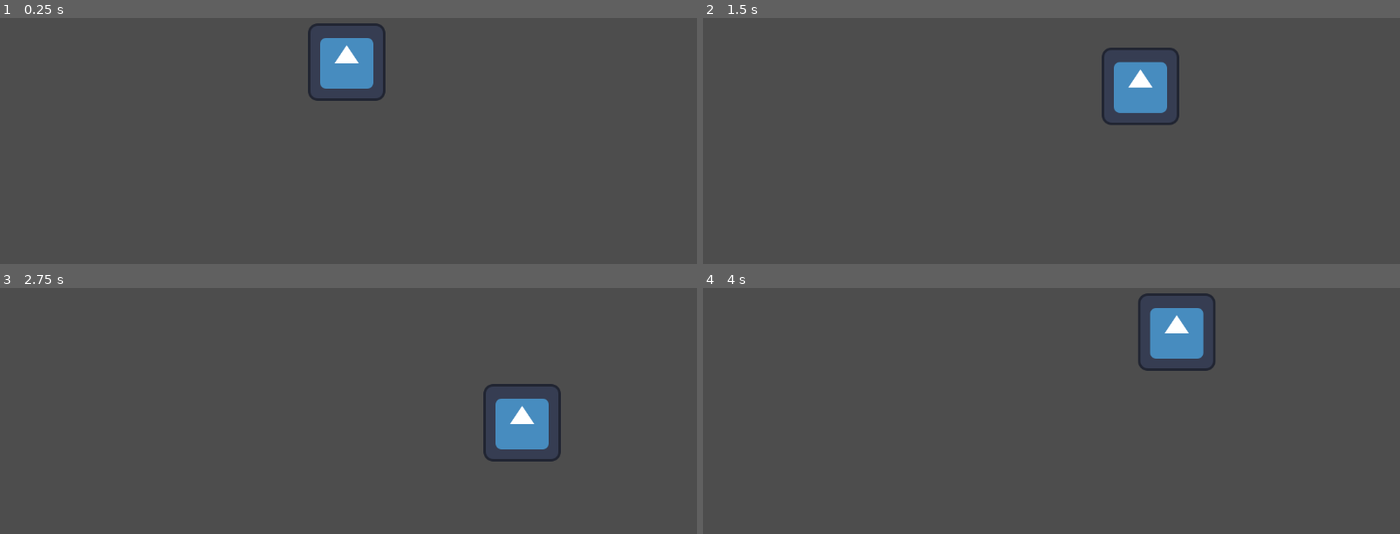
Above: before the commit, frames 1-4 (two rows, left to right).
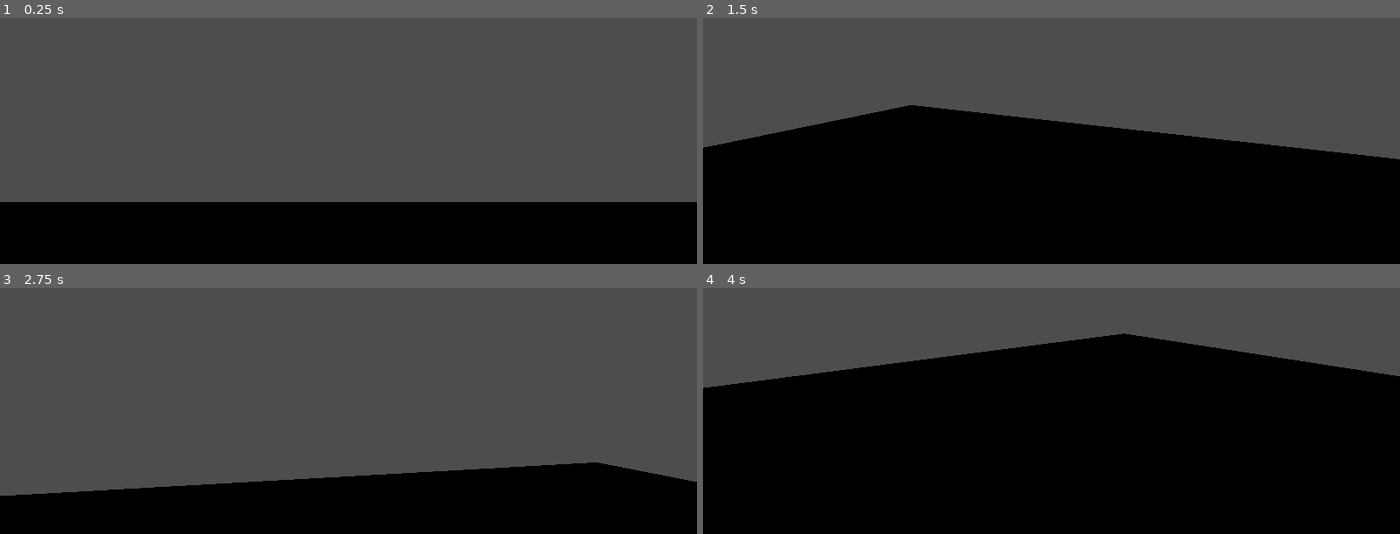
Above: after the commit, the same moments.

Repository: theowiik/xmas-game-jam-2025
Game: Godot game, scene res://scenes/main.tscn
The game is run twice, just before and just after one commit, with the same random seed, the same clock (stepped at 60 frames per second) and the same inputs. The engine's default icon, where the game draws it, is replaced by a stand-in: a white triangle on a blue panel in a dark square.
Inputs (mouse positions are in pixels of both pictures, inside the frame that each line leads up to):
- Up to frame 1 (0.25 s): no input
- Up to frame 2 (1.5 s): tap Enter at 0.5 s; move the mouse to (1204, 47) at 0.52 s; hold Right (ui_right) 0.53-1.28 s; tap Space (JUMP, bound only after the commit) at 0.6, 0.77, 1.07, 1.35 s; move the mouse to (912, 86) at 1.27 s; hold Down (ui_down) from 1.28 s (still down)
- Up to frame 3 (2.75 s): tap Space (JUMP, bound only after the commit) at 1.52, 1.82, 2.1 s; move the mouse to (outside the picture) at 2.02 s; release Down (ui_down) at 2.03 s; hold Right (ui_right) from 2.03 s (still down)
- Up to frame 4 (4 s): move the mouse to (1016, 415) at 2.77 s; release Right (ui_right) at 2.78 s; hold Up (ui_up) 2.78-3.53 s; tap Space (JUMP, bound only after the commit) at 2.85, 3.02, 3.32, 3.6, 3.77 s; move the mouse to (1260, 396) at 3.52 s; hold Left (ui_left) from 3.53 s (still down)

The runs differ from the first frame. In frame 1, 27% of the frame differs, in the area x 0-100%, y 2-100%; in frame 2, 56%; in frame 3, 25%; in frame 4, 73%.

Commit message:
Player movement

Diff:
--- a/objects/player.tscn
+++ b/objects/player.tscn
@@ -1,8 +1,17 @@
 [gd_scene load_steps=3 format=3 uid="uid://wilclsh64myp"]
 
-[ext_resource type="Texture2D" uid="uid://co5yey2y7yboh" path="res://assets/icon.svg" id="1_eqqp1"]
 [ext_resource type="Script" uid="uid://cphs6p6g4lci0" path="res://scripts/player.gd" id="2_ykyjo"]
 
-[node name="Player" type="Sprite2D"]
-texture = ExtResource("1_eqqp1")
+[sub_resource type="CapsuleShape3D" id="CapsuleShape3D_eqqp1"]
+
+[node name="Player" type="CharacterBody3D"]
 script = ExtResource("2_ykyjo")
+
+[node name="CollisionShape3D" type="CollisionShape3D" parent="."]
+shape = SubResource("CapsuleShape3D_eqqp1")
+
+[node name="ViewPivot" type="Marker3D" parent="."]
+transform = Transform3D(1, 0, 0, 0, 1, 0, 0, 0, 1, 0, 0, -0.870246)
+
+[node name="Camera3D" type="Camera3D" parent="ViewPivot"]
+current = true
--- a/project.godot
+++ b/project.godot
@@ -14,3 +14,31 @@
 run/main_scene="uid://ovaec6nc7m42"
 config/features=PackedStringArray("4.5", "Forward Plus")
 config/icon="res://assets/icon.svg"
+
+[input]
+
+WALK_FORWARD={
+"deadzone": 0.2,
+"events": [Object(InputEventKey,"resource_local_to_scene":false,"resource_name":"","device":-1,"window_id":0,"alt_pressed":false,"shift_pressed":false,"ctrl_pressed":false,"meta_pressed":false,"pressed":false,"keycode":0,"physical_keycode":87,"key_label":0,"unicode":119,"location":0,"echo":false,"script":null)
+]
+}
+WALK_LEFT={
+"deadzone": 0.2,
+"events": [Object(InputEventKey,"resource_local_to_scene":false,"resource_name":"","device":-1,"window_id":0,"alt_pressed":false,"shift_pressed":false,"ctrl_pressed":false,"meta_pressed":false,"pressed":false,"keycode":0,"physical_keycode":65,"key_label":0,"unicode":97,"location":0,"echo":false,"script":null)
+]
+}
+WALK_RIGHT={
+"deadzone": 0.2,
+"events": [Object(InputEventKey,"resource_local_to_scene":false,"resource_name":"","device":-1,"window_id":0,"alt_pressed":false,"shift_pressed":false,"ctrl_pressed":false,"meta_pressed":false,"pressed":false,"keycode":0,"physical_keycode":68,"key_label":0,"unicode":100,"location":0,"echo":false,"script":null)
+]
+}
+WALK_BACK={
+"deadzone": 0.2,
+"events": [Object(InputEventKey,"resource_local_to_scene":false,"resource_name":"","device":-1,"window_id":0,"alt_pressed":false,"shift_pressed":false,"ctrl_pressed":false,"meta_pressed":false,"pressed":false,"keycode":0,"physical_keycode":83,"key_label":0,"unicode":115,"location":0,"echo":false,"script":null)
+]
+}
+JUMP={
+"deadzone": 0.2,
+"events": [Object(InputEventKey,"resource_local_to_scene":false,"resource_name":"","device":-1,"window_id":0,"alt_pressed":false,"shift_pressed":false,"ctrl_pressed":false,"meta_pressed":false,"pressed":false,"keycode":0,"physical_keycode":32,"key_label":0,"unicode":32,"location":0,"echo":false,"script":null)
+]
+}
--- a/scenes/main.tscn
+++ b/scenes/main.tscn
@@ -1,8 +1,27 @@
-[gd_scene load_steps=2 format=3 uid="uid://ovaec6nc7m42"]
+[gd_scene load_steps=5 format=3 uid="uid://ovaec6nc7m42"]
 
 [ext_resource type="PackedScene" uid="uid://wilclsh64myp" path="res://objects/player.tscn" id="1_o5qli"]
 
-[node name="Main" type="Node2D"]
+[sub_resource type="BoxShape3D" id="BoxShape3D_o5qli"]
+size = Vector3(11.490173, 1, 10.053284)
+
+[sub_resource type="StandardMaterial3D" id="StandardMaterial3D_o5qli"]
+albedo_color = Color(0.054579847, 0.12838903, 0.046354443, 1)
+
+[sub_resource type="BoxMesh" id="BoxMesh_o5qli"]
+material = SubResource("StandardMaterial3D_o5qli")
+size = Vector3(11.55, 1, 10.07)
+
+[node name="Main" type="Node3D"]
 
 [node name="Player" parent="." instance=ExtResource("1_o5qli")]
-position = Vector2(573, 314)
+transform = Transform3D(1, 0, 0, 0, 1, 0, 0, 0, 1, 0, 1.2562381, 0)
+
+[node name="StaticBody3D" type="StaticBody3D" parent="."]
+transform = Transform3D(1, 0, 0, 0, 1, 0, 0, 0, 1, 0, -1.7621403, 0)
+
+[node name="CollisionShape3D" type="CollisionShape3D" parent="StaticBody3D"]
+shape = SubResource("BoxShape3D_o5qli")
+
+[node name="MeshInstance3D" type="MeshInstance3D" parent="StaticBody3D"]
+mesh = SubResource("BoxMesh_o5qli")
--- a/scripts/player.gd
+++ b/scripts/player.gd
@@ -1,33 +1,45 @@
-extends Sprite2D
+class_name Player extends CharacterBody3D
+
+@onready var view_pivot: Node3D = $ViewPivot
+var jump_velocity: float = 4.5
+var gravity: float = 9.82
+var speed: float = 5.0
 
 
-func _ready():
-	print("Player is ready")
+func _ready() -> void:
+	Input.mouse_mode = Input.MOUSE_MODE_CAPTURED
 
 
-func _physics_process(delta):
-	var input_vector = get_input()
-
-	if input_vector == Vector2.ZERO:
-		return
-
-	input_vector = input_vector.normalized()
-	position += input_vector * 200 * delta
+func _process(delta: float) -> void:
+	move(delta)
 
 
-func get_input() -> Vector2:
-	var input_vector = Vector2.ZERO
+func _unhandled_input(event: InputEvent) -> void:
+	if event is InputEventKey and event.pressed and event.keycode == KEY_ESCAPE:
+		get_tree().quit()
 
-	if Input.is_action_pressed("ui_right"):
-		input_vector.x += 1
+	elif event is InputEventMouseMotion and Input.mouse_mode == Input.MOUSE_MODE_CAPTURED:
+		var mouse_delta: Vector2 = event.relative
+		rotate_y(deg_to_rad(-mouse_delta.x * 0.1))
+		view_pivot.rotate_x(deg_to_rad(-mouse_delta.y * 0.1))
+		view_pivot.rotation.x = clamp(view_pivot.rotation.x, deg_to_rad(-89), deg_to_rad(89))
 
-	if Input.is_action_pressed("ui_left"):
-		input_vector.x -= 1
 
-	if Input.is_action_pressed("ui_down"):
-		input_vector.y += 1
+func move(delta: float) -> void:
+	if not is_on_floor():
+		velocity.y -= gravity * delta
 
-	if Input.is_action_pressed("ui_up"):
-		input_vector.y -= 1
+	if Input.is_action_just_pressed("JUMP") and is_on_floor():
+		velocity.y = jump_velocity
 
-	return input_vector
+	var input_dir := Input.get_vector("WALK_LEFT", "WALK_RIGHT", "WALK_FORWARD", "WALK_BACK")
+	var direction := (transform.basis * Vector3(input_dir.x, 0, input_dir.y)).normalized()
+
+	if direction != Vector3.ZERO:
+		velocity.x = direction.x * speed
+		velocity.z = direction.z * speed
+	else:
+		velocity.x = move_toward(velocity.x, 0, speed)
+		velocity.z = move_toward(velocity.z, 0, speed)
+
+	move_and_slide()
